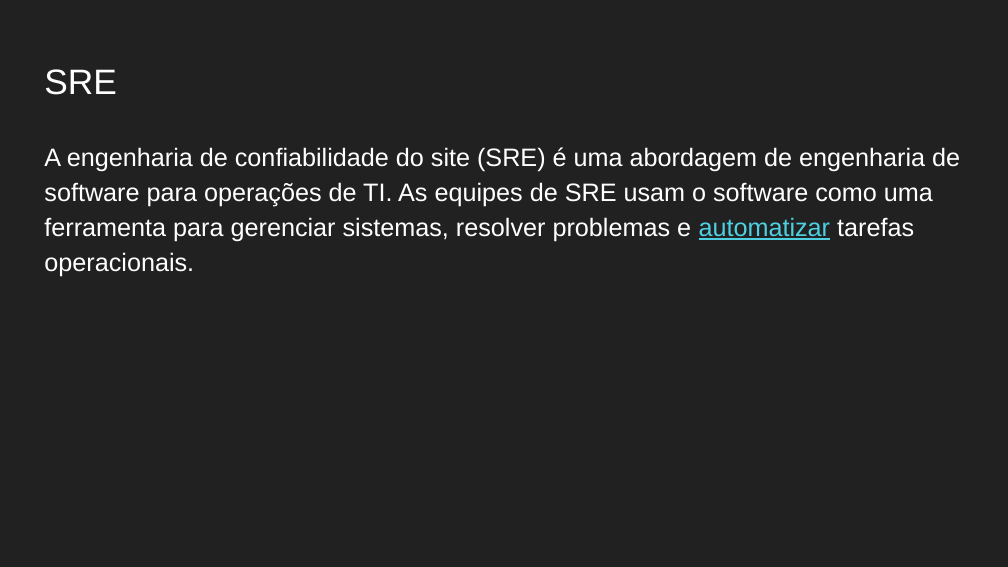
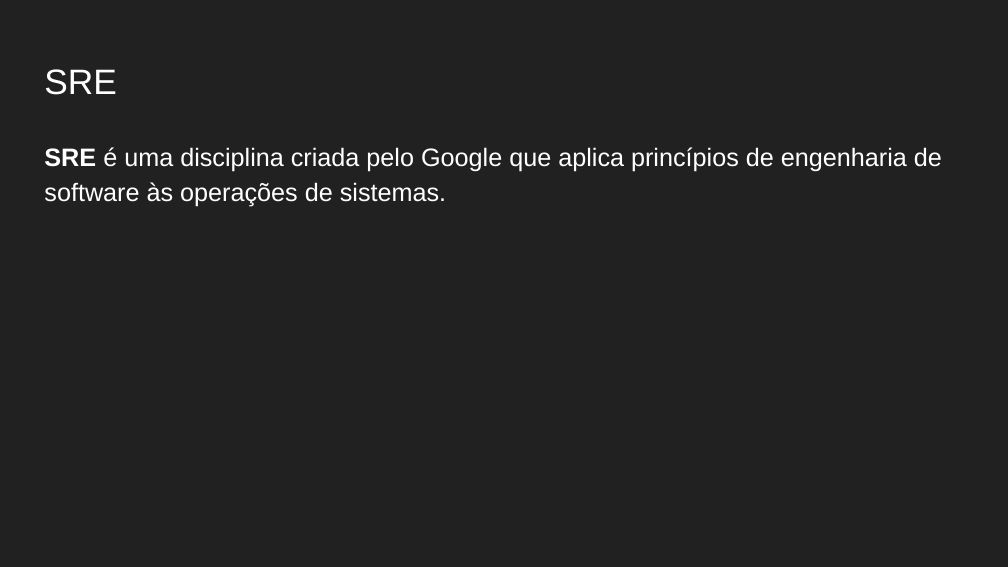
Before and after one commit to Gabrielgsn30/seminarios-docker-monitoramento, a slide deck: slide 11 of DIA01/Práticas DevOps com Docker e Monitoramento do Ambiente Dia 01.pptx (slide 12 before the commit). Drawn at 1008x567 pixels with LibreOffice and Linux fonts; fonts in the diff are those of the drawing. Boxes give left, top, right and bottom in pixels: in the first picture for what was removed or moved away, otherwise in the second. Text is boxed around its words. In the diff, an @@ line names an element or a change of style, - is before the commit and + after.

```diff
--- a/DIA01/Práticas DevOps com Docker e Monitoramento do Ambiente Dia 01.pptx
+++ b/DIA01/Práticas DevOps com Docker e Monitoramento do Ambiente Dia 01.pptx
@@ text at box(44, 147, 942, 207): text changed @@
-A engenharia de confiabilidade do site (SRE) é uma abordagem de engenharia de software para operações de TI. As equipes de SRE usam o software como uma ferramenta para gerenciar sistemas, resolver problemas e automatizar tarefas operacionais.
+SRE é uma disciplina criada pelo Google que aplica princípios de engenharia de software às operações de sistemas.
```
Also in this commit, not shown: 6 other slides changed, 5 slides removed, 2 other files.
